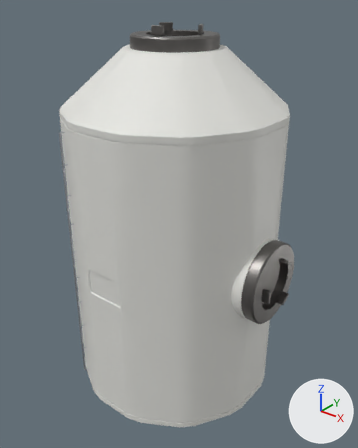
Renders of the glTF model models/station/lowpoly/ax_station_11_workshop.glb from each side of a commit.
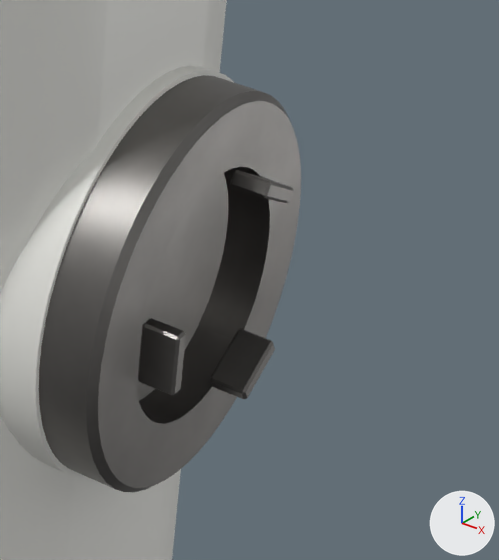
The first picture shows the older version from a 50 mm lens placed at (5.92, -7.29, 5.08), pointed at (0.0, 0.12, 0.49). The close-ups show the older and then the newer version on the part from 65% to 93% of the width and 50% to 75% of the height of that picture. Only the edits that show in the close-ups are written down. Every picture has the same lights, and +X, +Y and +Z are marked at lower right. Vertices at exactly the same position are counted once.

Script lines for the objects in view, before the commit:
```python
me_ax_station_11_workshop_hatch_door_3 = bpy.data.meshes.new('ax_station_11_workshop_hatch_door_3')
me_ax_station_11_workshop_hatch_door_3.from_pydata(...)  # a 52-sided cylinder along x spanning x 2.18..2.21, y -0.512..0.512, z -0.512..0.512
me_ax_station_11_workshop_hatch_door_3.materials.append(mat_titanium)
me_ax_station_11_workshop_port_1_petals = bpy.data.meshes.new('ax_station_11_workshop_port_1_petals')
me_ax_station_11_workshop_port_1_petals.from_pydata(...)  # 72 vertices, 132 faces; spans x 2.39..2.544, y -0.492..0.352, z -0.485..0.485
me_ax_station_11_workshop_port_1_petals.materials.append(mat_titanium)
me_ax_station_11_workshop_pressure_hull = bpy.data.meshes.new('ax_station_11_workshop_pressure_hull')
me_ax_station_11_workshop_pressure_hull.from_pydata(...)  # 1469 vertices, 2946 faces; spans x -2.1..2.1, y -2.1..2.1, z -4.05..4.05
me_ax_station_11_workshop_pressure_hull.materials.append(mat_paint_white)  # white #e5e5e0
ob_hatch_door_3 = bpy.data.objects.new('hatch_door_3', me_ax_station_11_workshop_hatch_door_3)
ob_hatch_door_3.location = (0.0, 0.0, 0.0)
ob_port_1_petals = bpy.data.objects.new('port_1_petals', me_ax_station_11_workshop_port_1_petals)
ob_port_1_petals.location = (0.0, 0.0, 0.0)
ob_pressure_hull = bpy.data.objects.new('pressure_hull', me_ax_station_11_workshop_pressure_hull)
ob_pressure_hull.location = (0.0, 0.0, 0.0)
# also in view: 'port_1' at (2.28, 0.0, 0.0); 'port_1_pedestal' at (2.03, 0.0, 0.0)
```
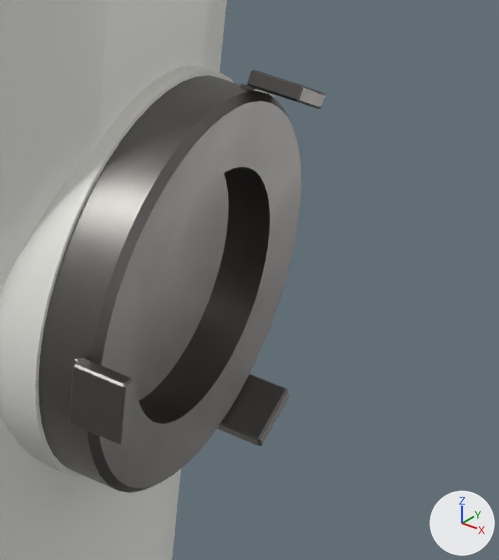
Changed parts and their boxes (x1, y1, x2, y2) in the close-ups (499 x 560 px):
'port_1_petals', reshaped (65% wider, 64% taller): before (138, 170, 293, 399); after (69, 70, 325, 446)
part 1 of me_ax_station_11_workshop_port_1_petals, reshaped: before (210, 329, 275, 399); after (217, 374, 289, 446)
part 2 of me_ax_station_11_workshop_port_1_petals, reshaped: before (230, 170, 293, 203); after (240, 70, 325, 109)
part 3 of me_ax_station_11_workshop_port_1_petals, added: after (69, 358, 133, 444)
part 4 of me_ax_station_11_workshop_port_1_petals, deleted: before (138, 318, 186, 395)

Edits to the bpy script that builds the scene:
```text
Change me_ax_station_11_workshop_port_1_petals:
    used by ob_port_1_petals; location = (0.0, 0.0, 0.0)
    remove me_ax_station_11_workshop_port_1_petals.from_pydata(...)  # 72 vertices, 132 faces; spans x 2.39..2.544, y -0.492..0.352, z -0.485..0.485
    add me_ax_station_11_workshop_port_1_petals.from_pydata(...)  # 162 vertices, 312 faces; spans x 2.3..2.544, y -0.868..0.541, z -0.812..0.812
    me_ax_station_11_workshop_port_1_petals part 1: 24 vertices removed from x 2.39..2.544, y 0.108..0.352, z -0.485..-0.311; 54 vertices added at x 2.3..2.544, y 0.295..0.541, z -0.812..-0.633
    me_ax_station_11_workshop_port_1_petals part 2: 24 vertices removed from x 2.39..2.544, y 0.108..0.352, z 0.311..0.485; 54 vertices added at x 2.3..2.544, y 0.295..0.541, z 0.633..0.812
    me_ax_station_11_workshop_port_1_petals part 3: 54 vertices added at x 2.3..2.544, y -0.868..-0.788, z -0.128..0.128
    me_ax_station_11_workshop_port_1_petals part 4: 24 vertices removed from x 2.39..2.544, y -0.492..-0.428, z -0.128..0.128
```
